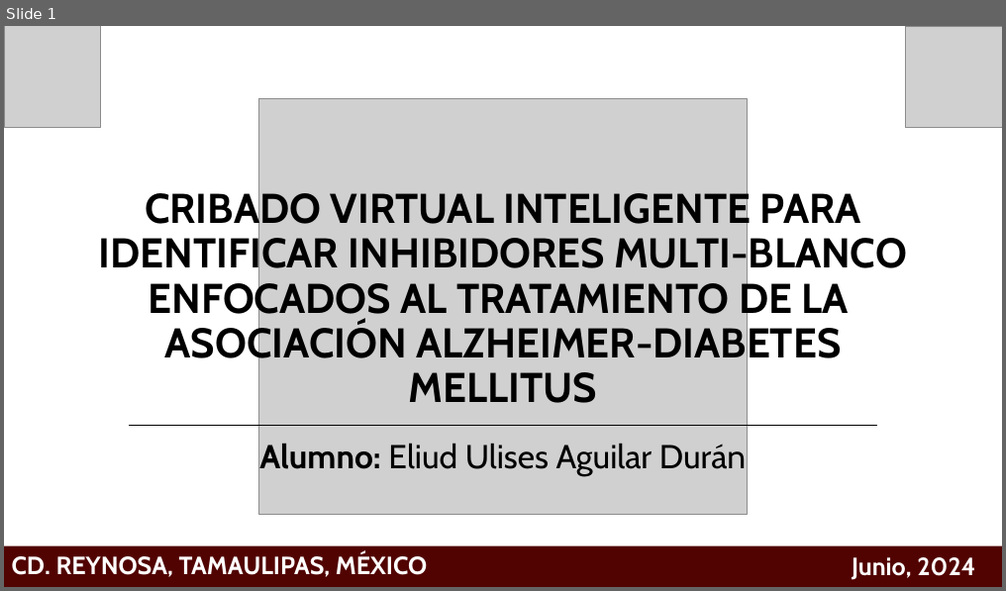
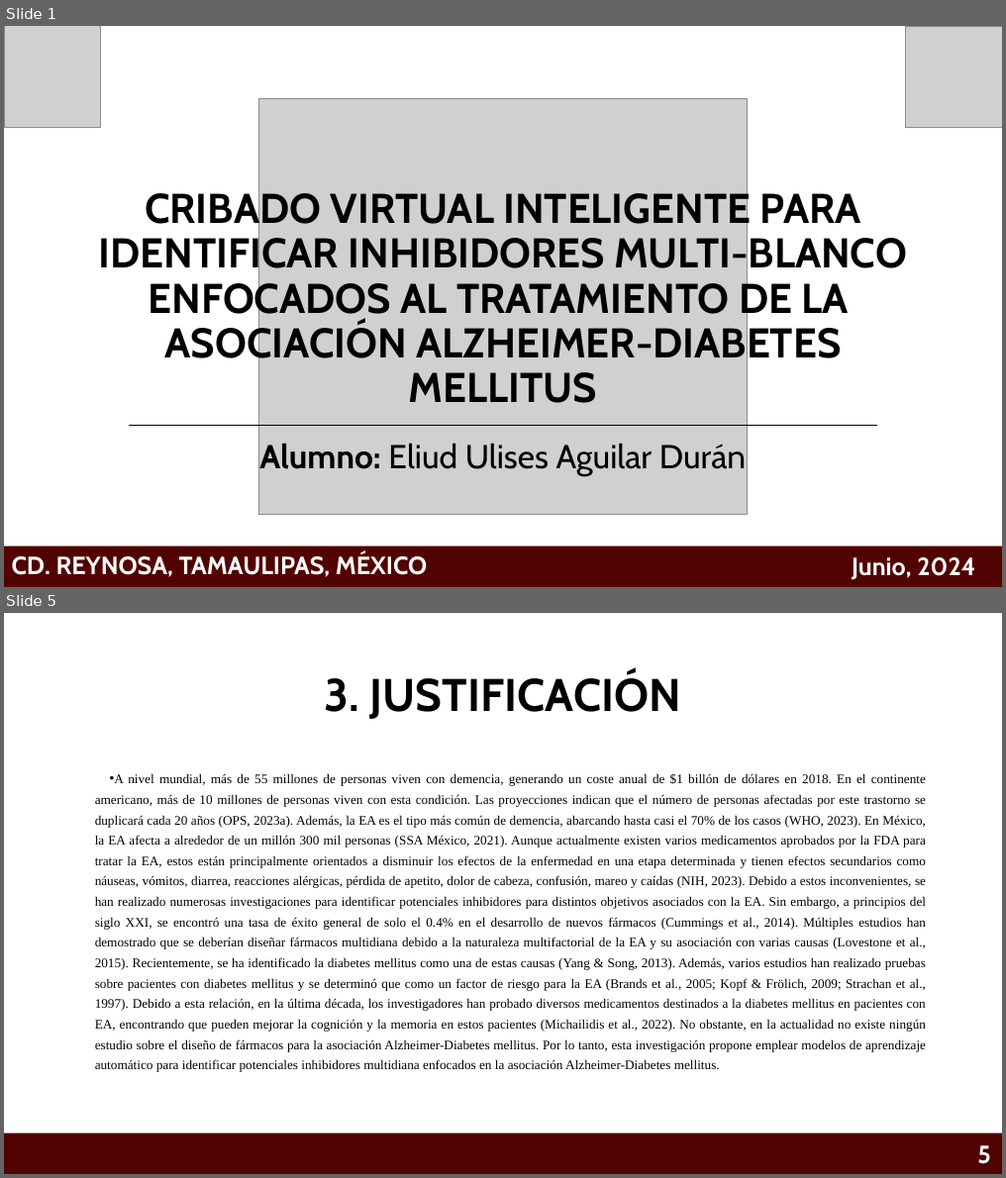
Before and after one commit to Eliud7720/Alzheimer---Anteproyecto, a slide deck: CRIBADO VIRTUAL INTELIGENTE PARA IDENTIFICAR INHIBIDORES MULTI-BLANCO ENFOCADOS AL TRATAMIENTO DE LA .pptx. Shown one above the other, each under a label of ours: slide 1 before the commit, slides 1 and 5 after it; the slides between them are not shown. The pictures are 1006x591 and 1006x1178 pixels, drawn with LibreOffice and Linux fonts; fonts in the diff are those of the drawing; grey boxes stand for pictures; background and template pictures are left out. Boxes give left, top, right and bottom in pixels: in the first picture for what was removed or moved away, otherwise in the second. Text is boxed around its words. In the diff, an @@ line names an element or a change of style, - is before the commit and + after.

```diff
--- a/CRIBADO VIRTUAL INTELIGENTE PARA IDENTIFICAR INHIBIDORES MULTI-BLANCO ENFOCADOS AL TRATAMIENTO DE LA .pptx
+++ b/CRIBADO VIRTUAL INTELIGENTE PARA IDENTIFICAR INHIBIDORES MULTI-BLANCO ENFOCADOS AL TRATAMIENTO DE LA .pptx
@@ slide 5 added at box(4, 613, 1002, 1174), background #FFFFFF @@
@@ title added at box(325, 672, 681, 719), 44 pt, text #000000, bold @@
+3. JUSTIFICACIÓN
@@ text added at box(95, 773, 926, 1072), 12.6 pt, text #000000 @@
+• A nivel mundial, más de 55 millones de personas viven con demencia, generando un coste anual de $1 billón de dólares en 2018. En el continente americano, más de 10 millones de personas viven con esta condición. Las proyecciones indican que el número de personas afectadas por este trastorno se duplicará cada 20 años (OPS, 2023a). Además, la EA es el tipo más común de demencia, abarcando hasta casi el 70% de los casos (WHO, 2023). En México, la EA afecta a alrededor de un millón 300 mil personas (SSA México, 2021). Aunque actualmente existen varios medicamentos aprobados por la FDA para tratar la EA, estos están principalmente orientados a disminuir los efectos de la enfermedad en una etapa determinada y tienen efectos secundarios como náuseas, vómitos, diarrea, reacciones alérgicas, pérdida de apetito, dolor de cabeza, confusión, mareo y caídas (NIH, 2023). Debido a estos inconvenientes, se han realizado numerosas investigaciones para identificar potenciales inhibidores para distintos objetivos asociados con la EA. Sin embargo, a principios del siglo XXI, se encontró una tasa de éxito general de solo el 0.4% en el desarrollo de nuevos fármacos (Cummings et al., 2014). Múltiples estudios han demostrado que se deberían diseñar fármacos multidiana debido a la naturaleza multifactorial de la EA y su asociación con varias causas (Lovestone et al., 2015). Recientemente, se ha identificado la diabetes mellitus como una de estas causas (Yang & Song, 2013). Además, varios estudios han realizado pruebas sobre pacientes con diabetes mellitus y se determinó que como un factor de riesgo para la EA (Brands et al., 2005; Kopf & Frölich, 2009; Strachan et al., 1997). Debido a esta relación, en la última década, los investigadores han probado diversos medicamentos destinados a la diabetes mellitus en pacientes con EA, encontrando que pueden mejorar la cognición y la memoria en estos pacientes (Michailidis et al., 2022). No obstante, en la actualidad no existe ningún estudio sobre el diseño de fármacos para la asociación Alzheimer-Diabetes mellitus. Por lo tanto, esta investigación propone emplear modelos de aprendizaje automático para identificar potenciales inhibidores multidiana enfocados en la asociación Alzheimer-Diabetes mellitus.
@@ rectangle added at box(4, 1134, 1002, 1174), fill #510301 @@
@@ page number added at box(977, 1146, 991, 1164), 24 pt, text #FFFFFF, bold @@
+5
```
Also in this commit, not shown: 13 slides changed, 7 other slides added, 4 slides removed.
